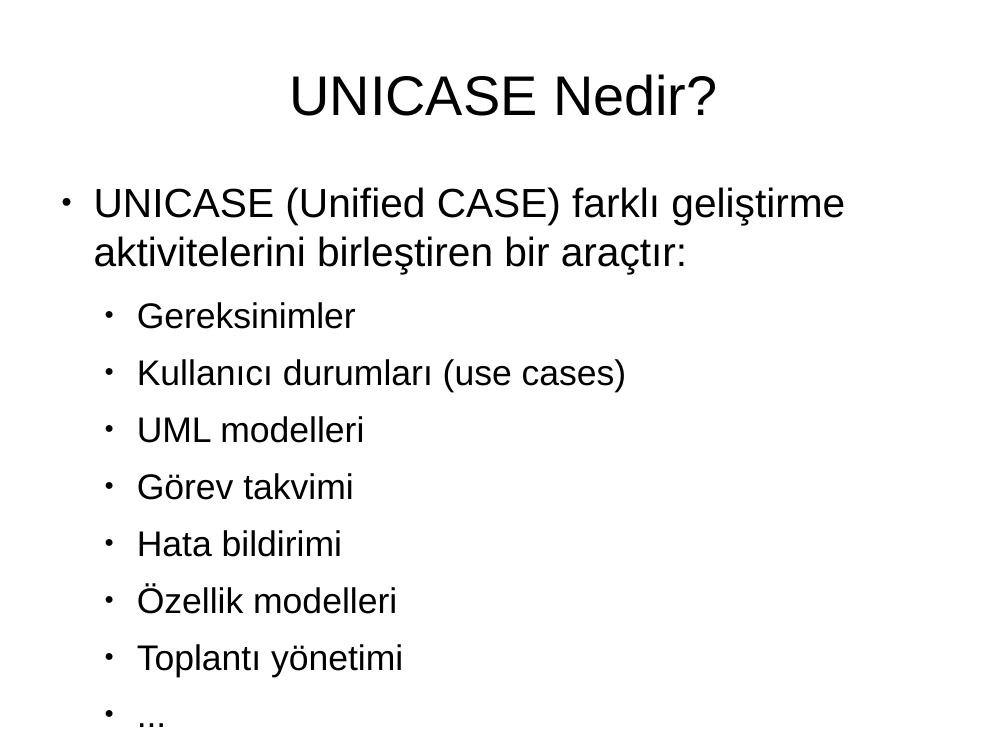
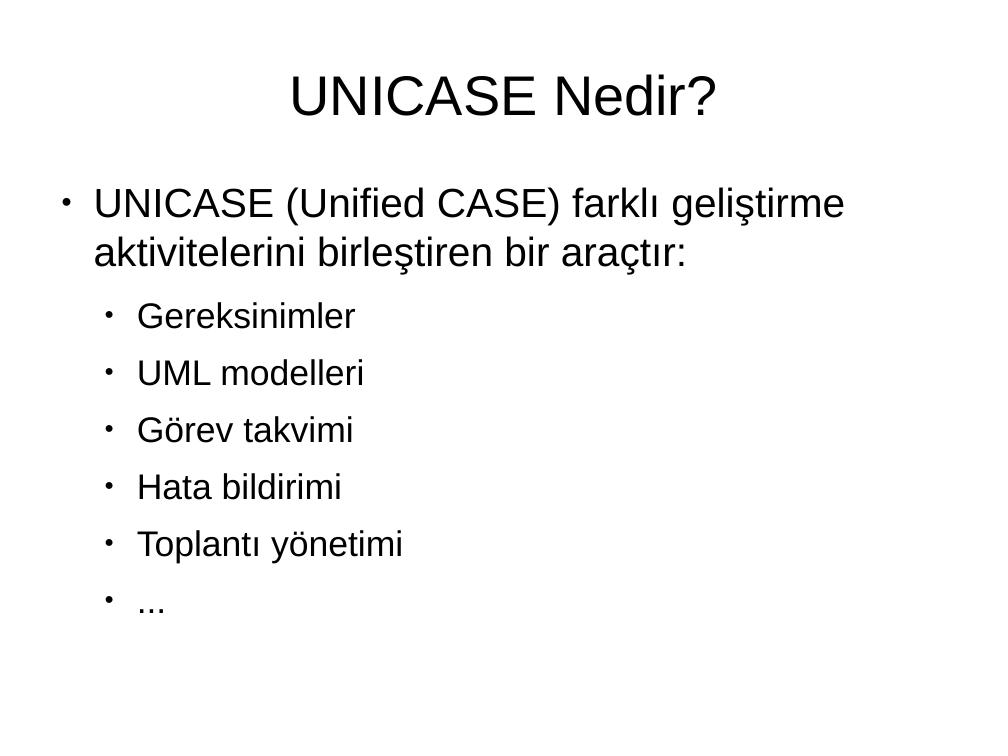
Before and after one commit to pars-linux/uludag, a slide deck: slide 5 of playground/mehmet/unicase2.odp. Drawn at 1008x756 pixels with LibreOffice and Linux fonts; fonts in the diff are those of the drawing. Boxes give left, top, right and bottom in pixels: in the first picture for what was removed or moved away, otherwise in the second. Text is boxed around its words. In the diff, an @@ line names an element or a change of style, - is before the commit and + after.

```diff
--- a/playground/mehmet/unicase2.odp
+++ b/playground/mehmet/unicase2.odp
@@ text at bbox=[137, 359, 627, 392]: paragraph removed @@
-  ● Kullanıcı durumları (use cases)
@@ text at bbox=[137, 585, 397, 614]: paragraph removed @@
-  ● Özellik modelleri
```
Also in this commit, not shown: 7 other slides changed, 6 slides added, 7 slides removed, 1 other file.
